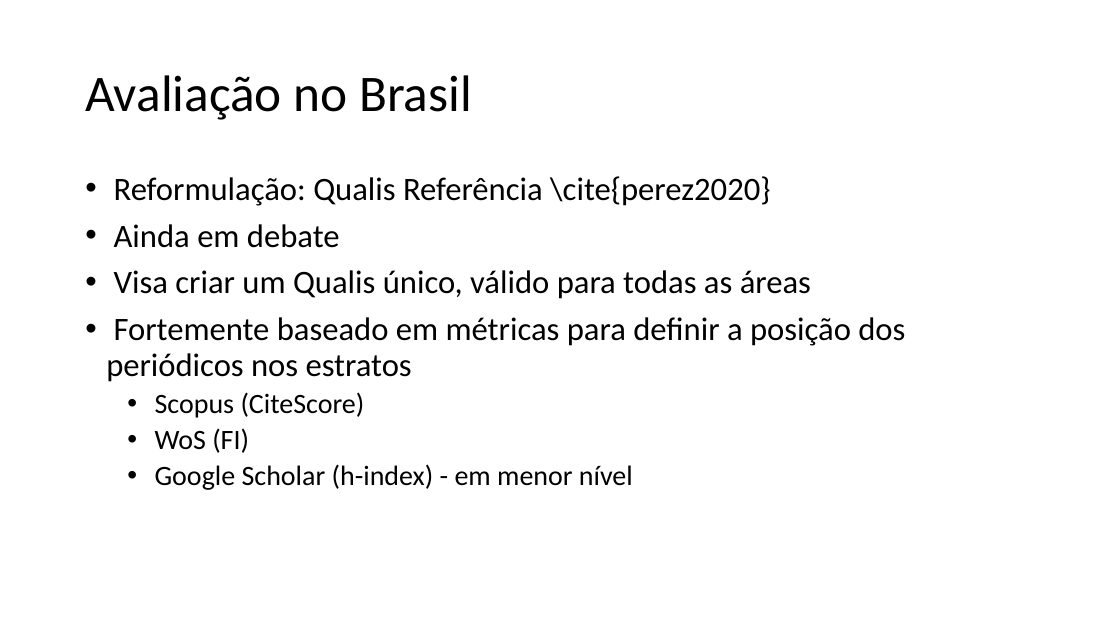
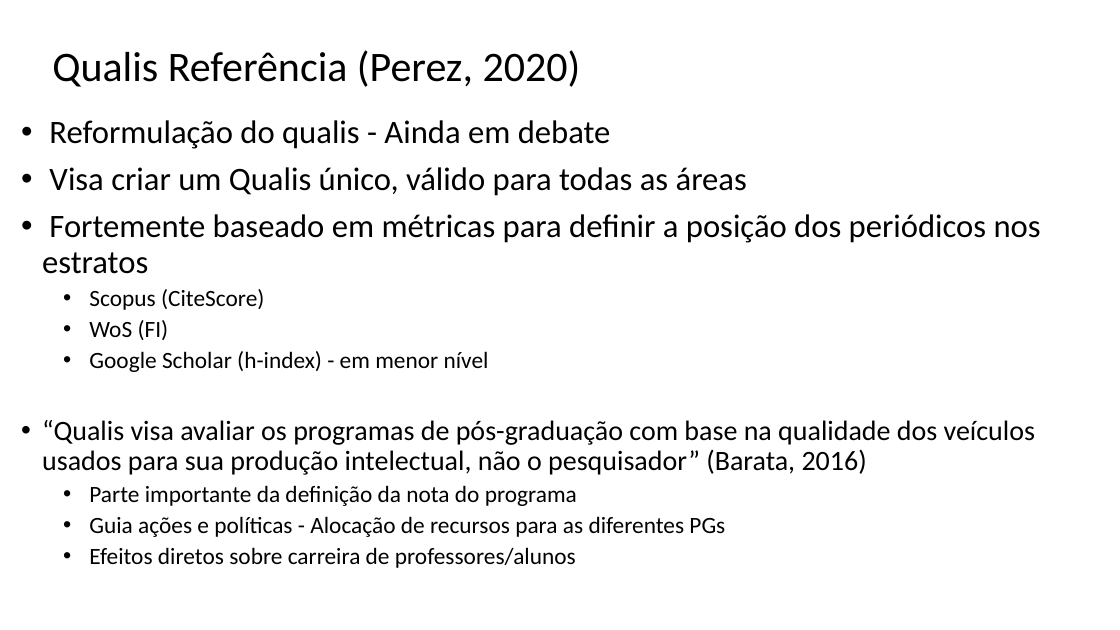
Before and after one commit to gavieira/ECG, a slide deck: slide 28 of apresentacao/apresentacao.pptx (slide 31 before the commit). Drawn at 1120x630 pixels with LibreOffice and Linux fonts; fonts in the diff are those of the drawing. Boxes give left, top, right and bottom in pixels: in the first picture for what was removed or moved away, otherwise in the second. Text is boxed around its words. In the diff, an @@ line names an element or a change of style, - is before the commit and + after.

```diff
--- a/apresentacao/apresentacao.pptx
+++ b/apresentacao/apresentacao.pptx
@@ text at [52,50,581,87]: text changed; size 44 to 36 pt @@
-Avaliação no Brasil
+Qualis Referência (Perez, 2020)
@@ text "Reformulação do qualis - Ainda ...": place and size @@
-text "Reformulação do qualis - Ainda ..." at [106,176,905,490]
+text "Reformulação do qualis - Ainda ..." at [42,120,1041,568]
@@ text at [49,120,611,149]: text changed @@
-• Reformulação: Qualis Referência \cite{perez2020}
-• Ainda em debate
+• Reformulação do qualis - Ainda em debate
@@ text at [89,289,489,372]: size 24 to 20 pt in "Scopus (CiteScore)", "WoS (FI)", "Google Scholar (h-index) - em menor nível" @@
@@ text at [42,420,1035,568]: paragraphs added @@
+• “Qualis visa avaliar os programas de pós-graduação com base na qualidade dos veículos usados para sua produção intelectual, não o pesquisador” (Barata, 2016)
+  • Parte importante da definição da nota do programa
+  • Guia ações e políticas - Alocação de recursos para as diferentes PGs
+  • Efeitos diretos sobre carreira de professores/alunos
```
Also in this commit, not shown: 10 other slides changed, 20 slides added, 14 slides removed, 9 other files.
